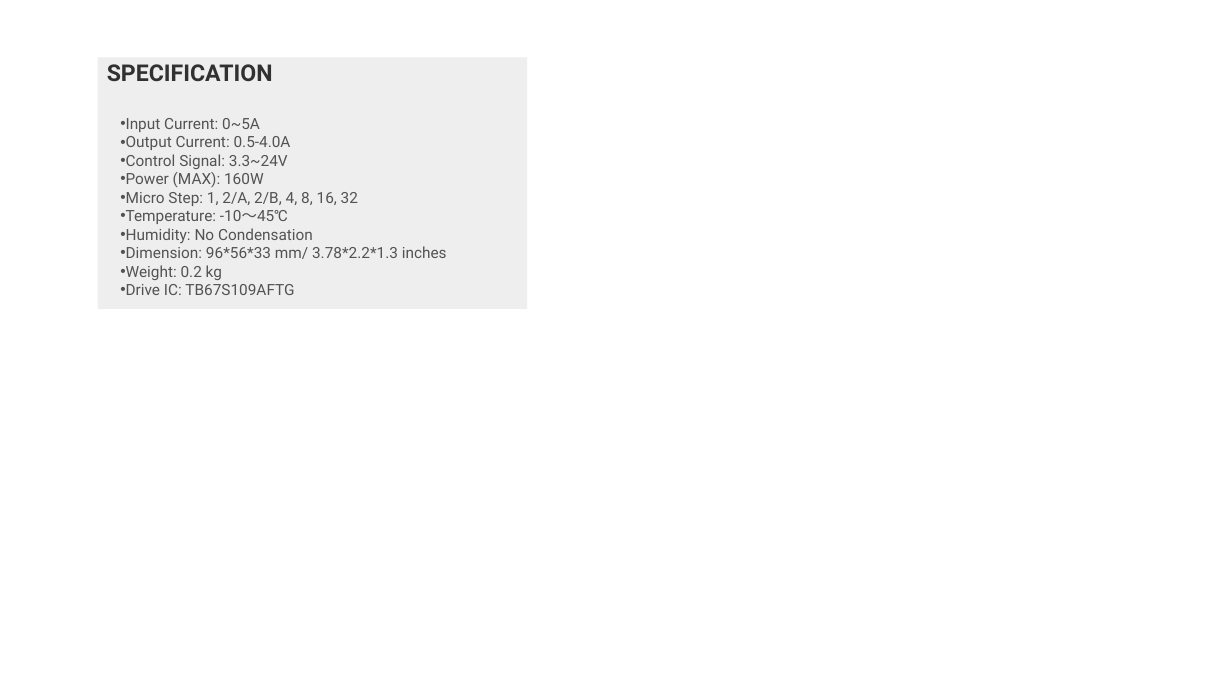
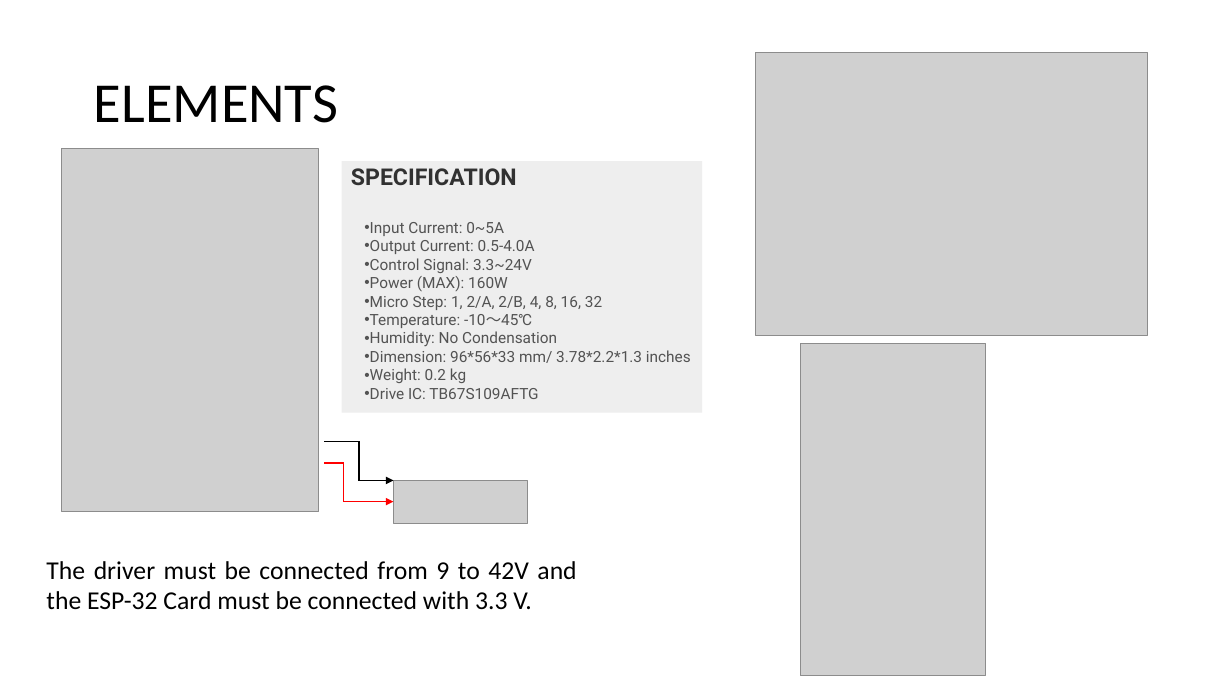
Before and after one commit to FreakJazz/ESP32-control-TB6600, a slide deck: slide 2 of connections/connections.pptx (slide 7 before the commit). Drawn at 1232x693 pixels with LibreOffice and Linux fonts; fonts in the diff are those of the drawing; grey boxes stand for pictures. Boxes give left, top, right and bottom in pixels: in the first picture for what was removed or moved away, otherwise in the second. Text is boxed around its words. In the diff, an @@ line names an element or a change of style, - is before the commit and + after.

```diff
--- a/connections/connections.pptx
+++ b/connections/connections.pptx
@@ picture added at <box>756,53,1148,335</box> @@
@@ title added at <box>94,85,338,123</box>, 44 pt, text #000000 @@
+ELEMENTS
@@ picture added at <box>62,149,319,512</box> @@
@@ rectangle "SPECIFICATION": place and size @@
-rectangle "SPECIFICATION" at <box>98,57,528,309</box>
+rectangle "SPECIFICATION" at <box>342,161,702,412</box>
@@ picture added at <box>800,343,986,676</box> @@
@@ elbow arrow added from (324, 442) to (394, 481), #000000 1 pt @@
@@ elbow arrow added from (324, 463) to (394, 502), #FF0000 1 pt @@
@@ picture added at <box>394,481,528,523</box> @@
@@ text added at <box>46,561,576,610</box>, 20 pt, text #000000 @@
+The driver must be connected from 9 to 42V and the ESP-32 Card must be connected with 3.3 V.
```
Also in this commit, not shown: 2 other slides changed, 4 slides added, 3 slides removed, 4 other files.
